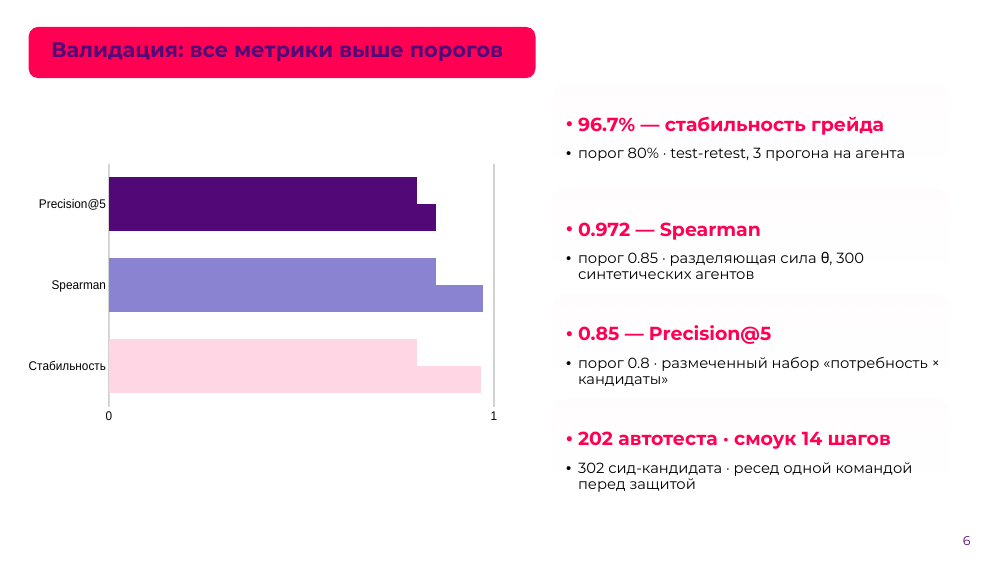
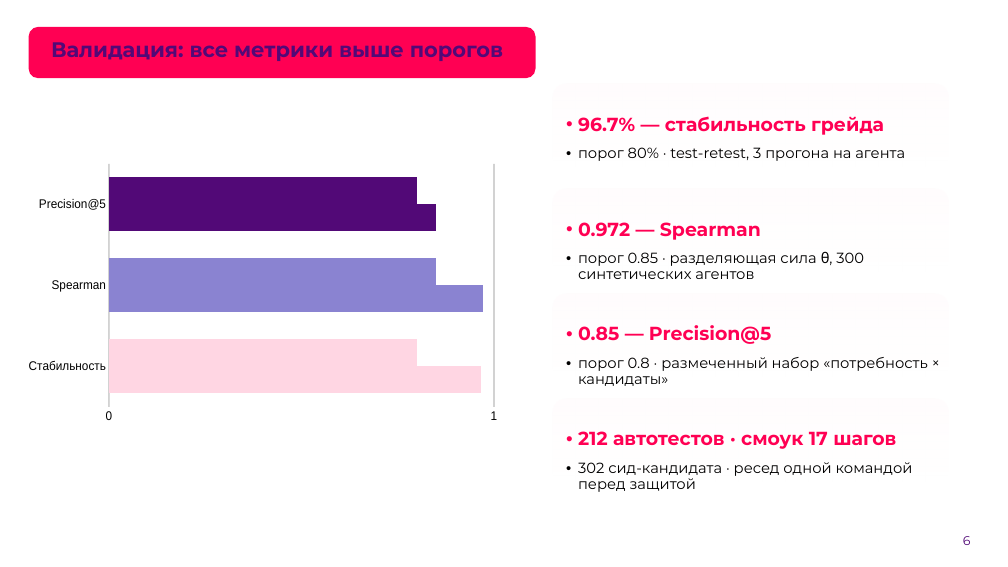
Before and after one commit to PirateThunder/piratehunter, a slide deck: slide 6 of deliverables/pitch/piratehunter-pitch.pptx. Drawn at 1008x567 pixels with LibreOffice and Linux fonts; fonts in the diff are those of the drawing; background and template pictures are left out. Boxes give left, top, right and bottom in pixels: in the first picture for what was removed or moved away, otherwise in the second. Text is boxed around its words. In the diff, an @@ line names an element or a change of style, - is before the commit and + after.

```diff
--- a/deliverables/pitch/piratehunter-pitch.pptx
+++ b/deliverables/pitch/piratehunter-pitch.pptx
@@ text at [578,431,896,449]: text changed @@
-• 202 автотеста · смоук 14 шагов
+• 212 автотестов · смоук 17 шагов
```
Also in this commit, not shown: 1 other slide changed, 40 other files.
